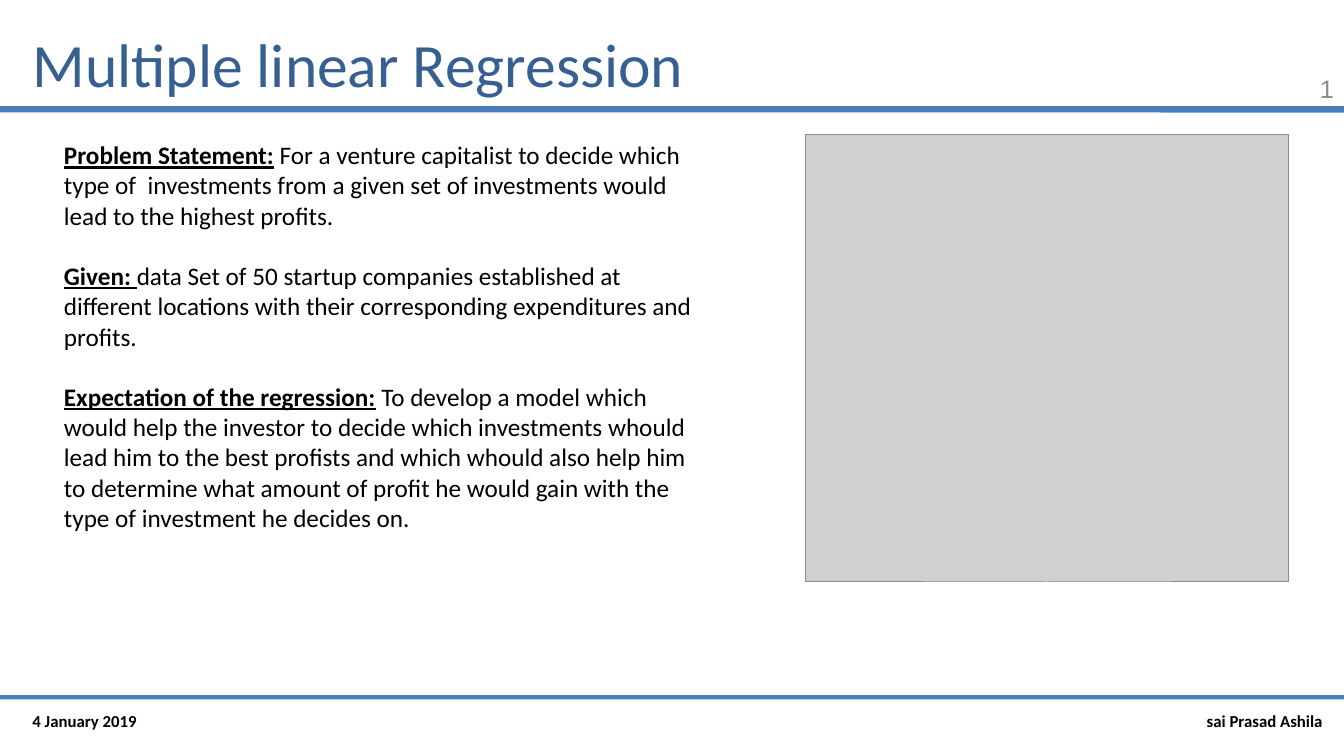
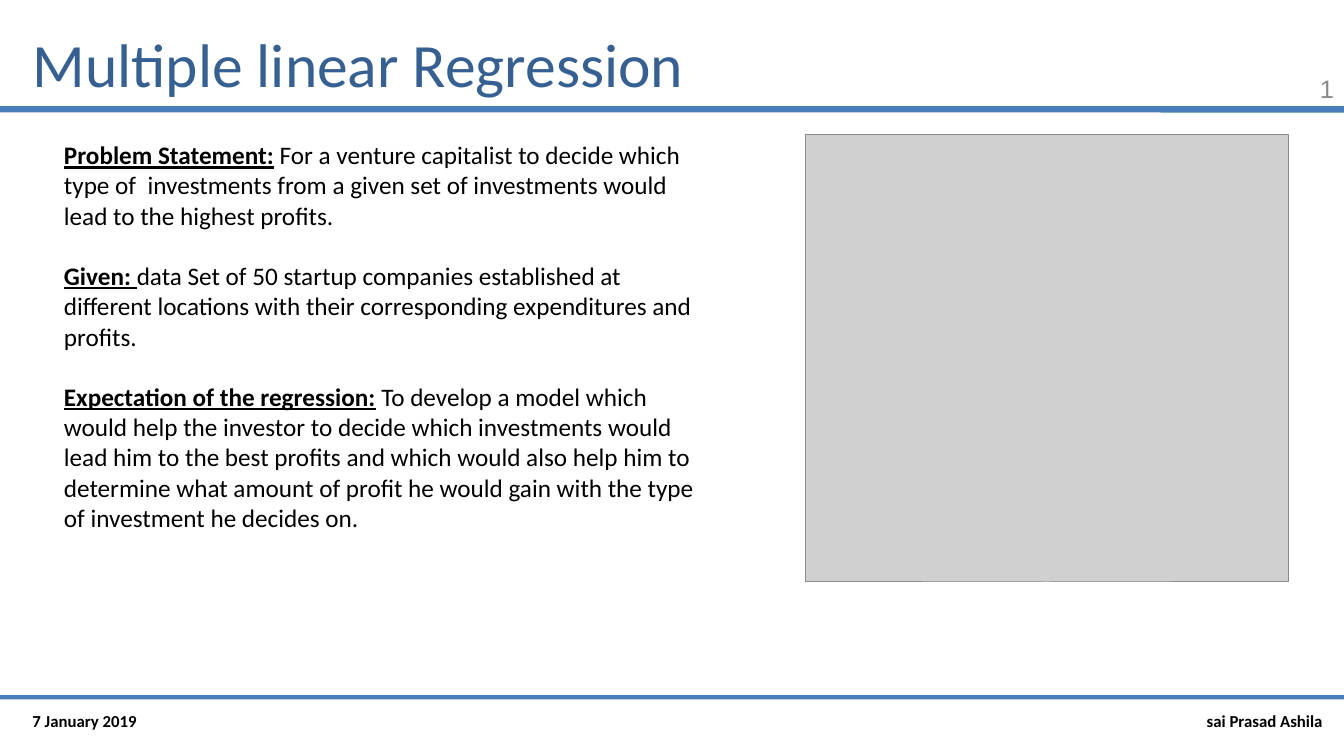
Before and after one commit to saiprasad94/DataSciencePython, a slide deck: slide 1 of Multiple_Linear_Regression/Multiple_linear_Regression.pptx. Drawn at 1344x756 pixels with LibreOffice and Linux fonts; fonts in the diff are those of the drawing; grey boxes stand for pictures. Boxes give left, top, right and bottom in pixels: in the first picture for what was removed or moved away, otherwise in the second. Text is boxed around its words. In the diff, an @@ line names an element or a change of style, - is before the commit and + after.

```diff
--- a/Multiple_Linear_Regression/Multiple_linear_Regression.pptx
+++ b/Multiple_Linear_Regression/Multiple_linear_Regression.pptx
@@ text at [64,388,694,528]: text changed @@
-Expectation of the regression: To develop a model which would help the investor to decide which investments whould lead him to the best profists and which whould also help him to determine what amount of profit he would gain with the type of investment he decides on.
+Expectation of the regression: To develop a model which would help the investor to decide which investments would lead him to the best profits and which would also help him to determine what amount of profit he would gain with the type of investment he decides on.
@@ text at [32,716,137,730]: text changed @@
-4 January 2019
+7 January 2019
```
Also in this commit, not shown: 2 other slides changed.
